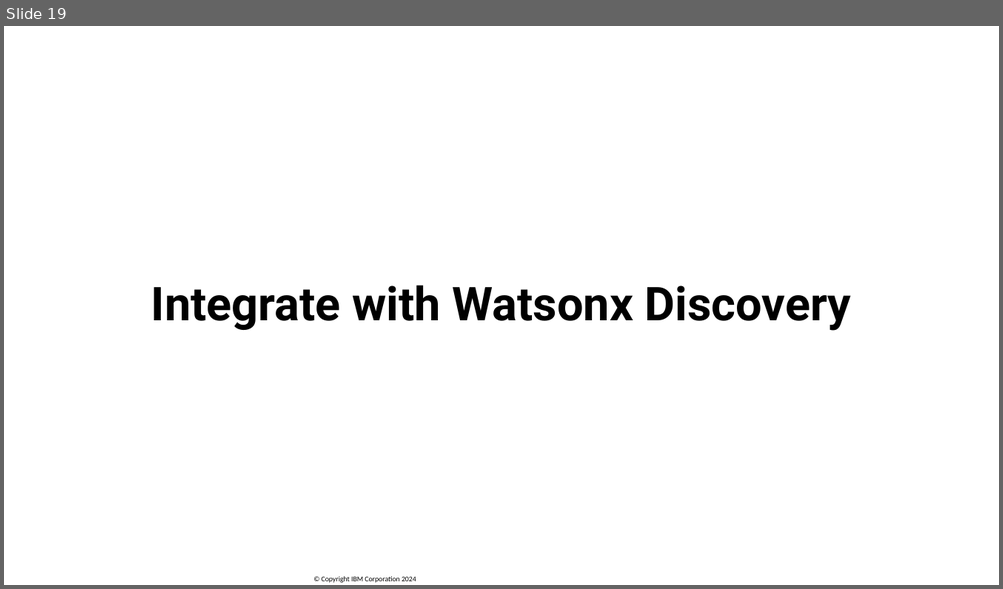
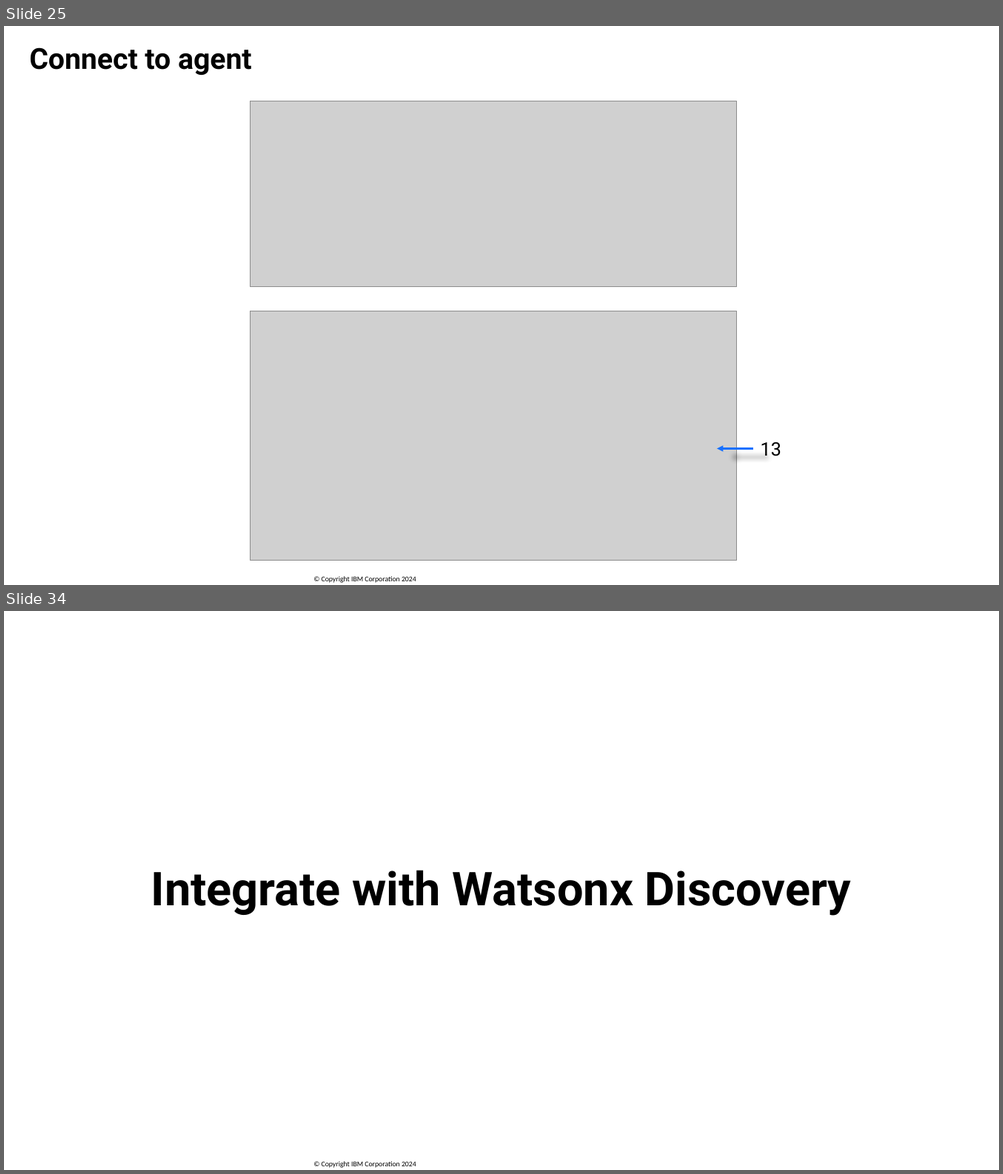
Before and after one commit to SanjulaGanepola/ibmi-talks, a slide deck: Build a Watson AI Chatbot from Db2/Build-a-Watson-AI-Chatbot-from-Db2.pptx. Shown one above the other, each under a label of ours: slide 19 before the commit, slides 25 and 34 after it; the slides between them are not shown. The pictures are 1003x589 and 1003x1174 pixels, drawn with LibreOffice and Linux fonts; fonts in the diff are those of the drawing; grey boxes stand for pictures; background and template pictures are left out. Boxes give left, top, right and bottom in pixels: in the first picture for what was removed or moved away, otherwise in the second. Text is boxed around its words. In the diff, an @@ line names an element or a change of style, - is before the commit and + after.

```diff
--- a/Build a Watson AI Chatbot from Db2/Build-a-Watson-AI-Chatbot-from-Db2.pptx
+++ b/Build a Watson AI Chatbot from Db2/Build-a-Watson-AI-Chatbot-from-Db2.pptx
@@ slide 25 added at [4, 26, 999, 585], background #FFFFFF; not listed: 1 template element that a slide beside it also shows @@
@@ title added at [29, 47, 252, 75], 28 pt, text #000000, bold @@
+Connect to agent
@@ picture added at [250, 101, 737, 287] @@
@@ picture added at [250, 312, 737, 561] @@
@@ text added at [760, 443, 781, 457], 18 pt, text #000000 @@
+13
@@ arrow added from (753, 449) to (717, 449), #1670FF 2 pt @@
@@ what was slide 19 is now slide 34 @@
```
Also in this commit, not shown: 2 slides changed, 28 other slides added, 8 slides removed.
